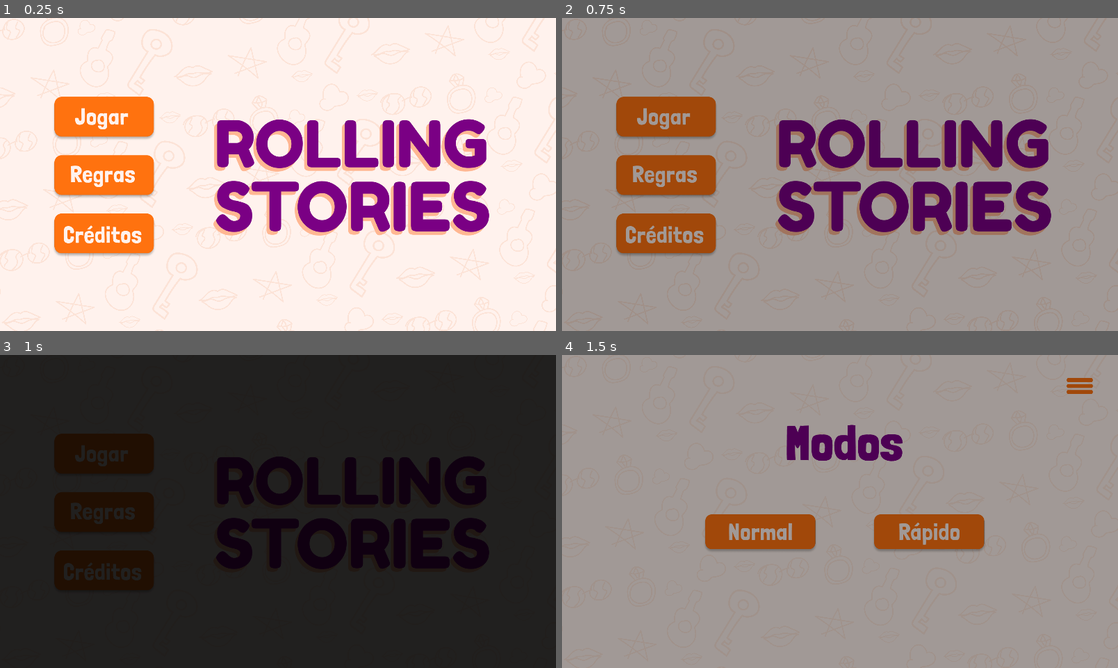
Above: before the commit, frames 1-4 (two rows, left to right).
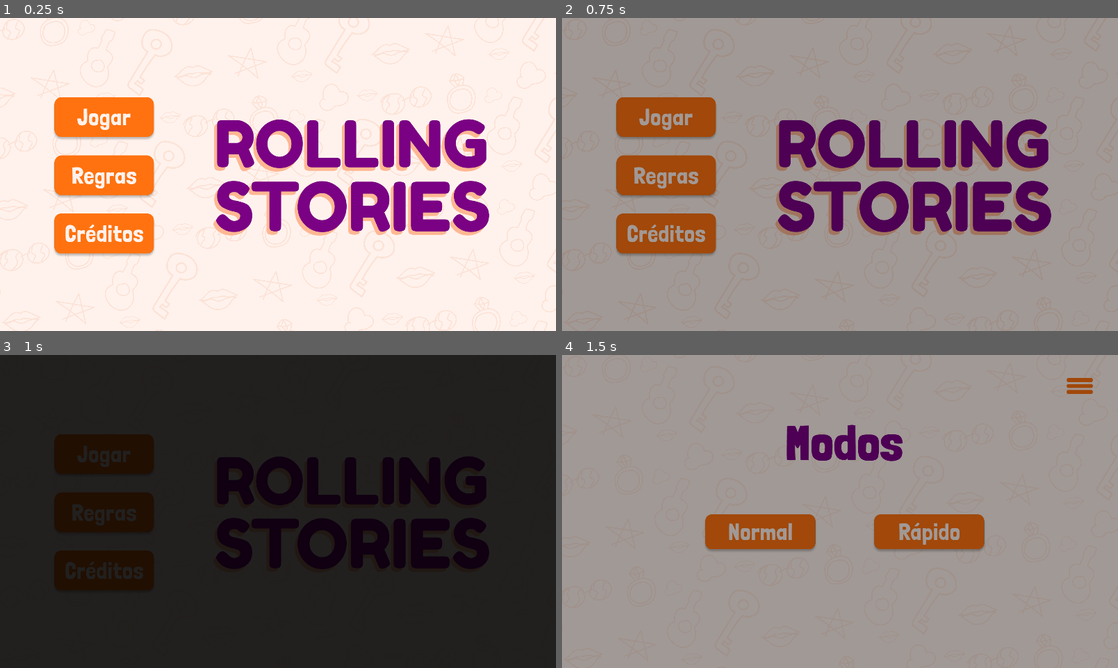
Above: after the commit, the same moments.

Repository: thalesximenes/RollingStories
Game: Godot game, scene res://res/TitleScreen.tscn
The game is run twice, just before and just after one commit, with the same random seed, the same clock (stepped at 60 frames per second) and the same inputs.
Inputs (mouse positions are in pixels of both pictures, inside the frame that each line leads up to):
- Up to frame 1 (0.25 s): no input
- Up to frame 2 (0.75 s): click (667, 118) at 0.5 s
- Up to frame 3 (1 s): no input
- Up to frame 4 (1.5 s): click (762, 533) at 1.25 s

The runs differ from the first frame. In frame 1, 1.3% of the frame differs, in the area x 9-28%, y 25-76%; in frame 2, 1.2%; in frame 3, 0.7%; in frame 4, nothing differs.

Commit message:
alterações nos botões do menu e crédito

Diff:
--- a/res/TitleScreen.tscn
+++ b/res/TitleScreen.tscn
@@ -50,7 +50,7 @@
 alignment = 2
 
 [node name="Buttons" type="VBoxContainer" parent="Menu/CenterRow/VBoxContainer"]
-margin_top = 34.0
+margin_top = 35.0
 margin_right = 360.0
 margin_bottom = 591.0
 custom_constants/separation = 47
@@ -70,7 +70,7 @@
 [node name="CreditsButton" parent="Menu/CenterRow/VBoxContainer/Buttons" instance=ExtResource( 1 )]
 margin_top = 402.0
 margin_right = 360.0
-margin_bottom = 557.0
+margin_bottom = 556.0
 rect_min_size = Vector2( 343, 137 )
 toggle_mode = true
 texture_pressed = ExtResource( 12 )
@@ -96,7 +96,6 @@
 visible = false
 
 [node name="PopupCredits" parent="." instance=ExtResource( 10 )]
-visible = false
 
 [node name="FadeIn" parent="." instance=ExtResource( 5 )]
 visible = false
--- a/res/popups/PopupCredits.tscn
+++ b/res/popups/PopupCredits.tscn
@@ -16,7 +16,7 @@
 
 [node name="PopupCredits" type="Popup"]
 visible = true
-margin_left = 607.0
+margin_left = 627.0
 margin_top = 228.0
 margin_right = 1669.0
 margin_bottom = 852.0
@@ -56,7 +56,7 @@
 [node name="Page" type="HBoxContainer" parent="Menu"]
 margin_top = 79.0
 margin_right = 989.0
-margin_bottom = 520.0
+margin_bottom = 494.0
 size_flags_vertical = 3
 custom_constants/separation = 60
 alignment = 1
@@ -64,34 +64,34 @@
 [node name="VBoxContainer" type="VBoxContainer" parent="Menu/Page"]
 margin_left = 27.0
 margin_right = 87.0
-margin_bottom = 441.0
+margin_bottom = 415.0
 alignment = 1
 
 [node name="BackButton" parent="Menu/Page/VBoxContainer" instance=ExtResource( 1 )]
-modulate = Color( 0.266667, 0.266667, 0.266667, 1 )
-margin_top = 181.0
-margin_bottom = 259.0
+modulate = Color( 1, 1, 1, 0 )
+margin_top = 168.0
+margin_bottom = 246.0
 disabled = true
 
 [node name="FirstPage" type="HBoxContainer" parent="Menu/Page"]
 margin_left = 147.0
 margin_right = 841.0
-margin_bottom = 441.0
+margin_bottom = 415.0
 size_flags_vertical = 3
 custom_constants/separation = 0
 
 [node name="CenterContainer" type="CenterContainer" parent="Menu/Page/FirstPage"]
 margin_right = 694.0
-margin_bottom = 441.0
+margin_bottom = 415.0
 rect_min_size = Vector2( 694, 0 )
 size_flags_horizontal = 3
 size_flags_vertical = 3
 
 [node name="TextureRect" type="TextureRect" parent="Menu/Page/FirstPage/CenterContainer"]
 margin_left = 2.0
-margin_top = 50.0
+margin_top = 37.0
 margin_right = 691.0
-margin_bottom = 390.0
+margin_bottom = 377.0
 rect_min_size = Vector2( 176, 176 )
 texture = ExtResource( 7 )
 stretch_mode = 1
@@ -145,12 +145,18 @@
 [node name="VBoxContainer2" type="VBoxContainer" parent="Menu/Page"]
 margin_left = 901.0
 margin_right = 961.0
-margin_bottom = 441.0
+margin_bottom = 415.0
 alignment = 1
 
 [node name="FowardButton" parent="Menu/Page/VBoxContainer2" instance=ExtResource( 2 )]
-margin_top = 181.0
-margin_bottom = 259.0
+margin_top = 168.0
+margin_bottom = 246.0
+
+[node name="Control" type="Control" parent="Menu"]
+margin_top = 498.0
+margin_right = 989.0
+margin_bottom = 520.0
+rect_min_size = Vector2( 0, 22 )
 
 [node name="PageDisplay" type="CenterContainer" parent="Menu"]
 margin_top = 524.0
--- a/res/popups/PopupRules.tscn
+++ b/res/popups/PopupRules.tscn
@@ -18,18 +18,20 @@
 
 [node name="PopupRules" type="Popup"]
 visible = true
-margin_left = 607.0
+margin_left = 627.0
 margin_top = 228.0
-margin_right = 1669.0
+margin_right = 1689.0
 margin_bottom = 852.0
 script = ExtResource( 6 )
 __meta__ = {
+"_edit_horizontal_guides_": [ 550.5 ],
 "_edit_use_anchors_": false
 }
 
 [node name="TextureRect" type="TextureRect" parent="."]
+margin_top = -1.49829
 margin_right = 1062.0
-margin_bottom = 624.0
+margin_bottom = 622.502
 texture = ExtResource( 7 )
 __meta__ = {
 "_edit_use_anchors_": false
@@ -57,7 +59,7 @@
 [node name="Page" type="HBoxContainer" parent="Menu"]
 margin_top = 79.0
 margin_right = 989.0
-margin_bottom = 520.0
+margin_bottom = 494.0
 size_flags_vertical = 3
 custom_constants/separation = 60
 alignment = 1
@@ -65,34 +67,34 @@
 [node name="VBoxContainer" type="VBoxContainer" parent="Menu/Page"]
 margin_left = 27.0
 margin_right = 87.0
-margin_bottom = 441.0
+margin_bottom = 415.0
 alignment = 1
 
 [node name="BackButton" parent="Menu/Page/VBoxContainer" instance=ExtResource( 1 )]
-modulate = Color( 0.266667, 0.266667, 0.266667, 1 )
-margin_top = 181.0
-margin_bottom = 259.0
+modulate = Color( 1, 1, 1, 0 )
+margin_top = 168.0
+margin_bottom = 246.0
 disabled = true
 
 [node name="FirstPage" type="HBoxContainer" parent="Menu/Page"]
 margin_left = 147.0
 margin_right = 841.0
-margin_bottom = 441.0
+margin_bottom = 415.0
 size_flags_vertical = 3
 custom_constants/separation = 0
 
 [node name="CenterContainer" type="CenterContainer" parent="Menu/Page/FirstPage"]
 margin_right = 694.0
-margin_bottom = 441.0
+margin_bottom = 415.0
 rect_min_size = Vector2( 694, 0 )
 size_flags_horizontal = 3
 size_flags_vertical = 3
 
 [node name="TextureRect" type="TextureRect" parent="Menu/Page/FirstPage/CenterContainer"]
 margin_left = 2.0
-margin_top = 112.0
+margin_top = 99.0
 margin_right = 691.0
-margin_bottom = 328.0
+margin_bottom = 315.0
 rect_min_size = Vector2( 176, 176 )
 texture = ExtResource( 8 )
 stretch_mode = 1
@@ -167,12 +169,18 @@
 [node name="VBoxContainer2" type="VBoxContainer" parent="Menu/Page"]
 margin_left = 901.0
 margin_right = 961.0
-margin_bottom = 441.0
+margin_bottom = 415.0
 alignment = 1
 
 [node name="FowardButton" parent="Menu/Page/VBoxContainer2" instance=ExtResource( 2 )]
-margin_top = 181.0
-margin_bottom = 259.0
+margin_top = 168.0
+margin_bottom = 246.0
+
+[node name="Control" type="Control" parent="Menu"]
+margin_top = 498.0
+margin_right = 989.0
+margin_bottom = 520.0
+rect_min_size = Vector2( 0, 22 )
 
 [node name="PageDisplay" type="CenterContainer" parent="Menu"]
 margin_top = 524.0
--- a/res/popups/popup_credits.gd
+++ b/res/popups/popup_credits.gd
@@ -18,7 +18,7 @@
 			get_node("Menu/Page/SecondPage").hide()
 			get_node("Menu/PageDisplay/Pag2").hide()
 			get_node("Menu/Page/VBoxContainer/BackButton").disabled = true
-			get_node("Menu/Page/VBoxContainer/BackButton").modulate = Color(0.266667, 0.266667, 0.266667)
+			get_node("Menu/Page/VBoxContainer/BackButton").modulate = Color(1, 1, 1, 0)
 		3:
 			page -= 1
 			get_node("Menu/Page/SecondPage").show()
@@ -47,7 +47,7 @@
 			get_node("Menu/Page/ThirdPage").show()
 			get_node("Menu/PageDisplay/Pag3").show()
 			get_node("Menu/Page/VBoxContainer2/FowardButton").disabled = true
-			get_node("Menu/Page/VBoxContainer2/FowardButton").modulate = Color(0.266667, 0.266667, 0.266667)
+			get_node("Menu/Page/VBoxContainer2/FowardButton").modulate = Color(1, 1, 1, 0)
 	pass # Replace with function body.
 
 
--- a/res/popups/popup_rules.gd
+++ b/res/popups/popup_rules.gd
@@ -18,7 +18,7 @@
 			get_node("Menu/Page/SecondPage").hide()
 			get_node("Menu/PageDisplay/Pag2").hide()
 			get_node("Menu/Page/VBoxContainer/BackButton").disabled = true
-			get_node("Menu/Page/VBoxContainer/BackButton").modulate = Color(0.266667, 0.266667, 0.266667)
+			get_node("Menu/Page/VBoxContainer/BackButton").modulate = Color(1, 1, 1, 0)
 		3:
 			page -= 1
 			get_node("Menu/Page/SecondPage").show()
@@ -59,7 +59,7 @@
 			get_node("Menu/Page/ForthPage").show()
 			get_node("Menu/PageDisplay/Pag4").show()
 			get_node("Menu/Page/VBoxContainer2/FowardButton").disabled = true
-			get_node("Menu/Page/VBoxContainer2/FowardButton").modulate = Color(0.266667, 0.266667, 0.266667)
+			get_node("Menu/Page/VBoxContainer2/FowardButton").modulate = Color(1, 1, 1, 0)
 
 	pass # Replace with function body.
 
Binary file changed: res/Assets/Buttons/Créditos.png
Binary file changed: res/Assets/Buttons/Créditos_Pressed.png
Binary file changed: res/Assets/Buttons/Jogar.png
Binary file changed: res/Assets/Buttons/Regras.png
Binary file changed: res/Assets/Buttons/Regras_Pressed.png
